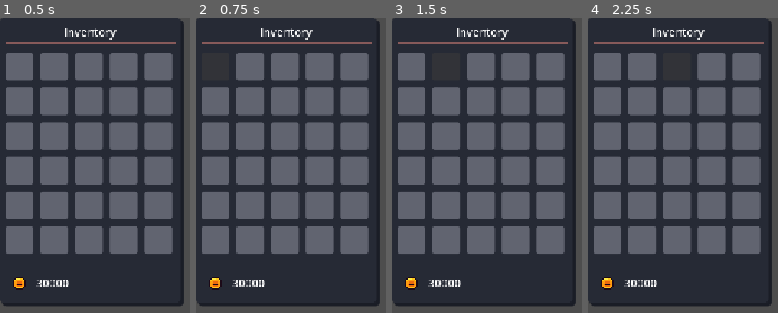
Above: before the commit, frames 1-4 (left to right).
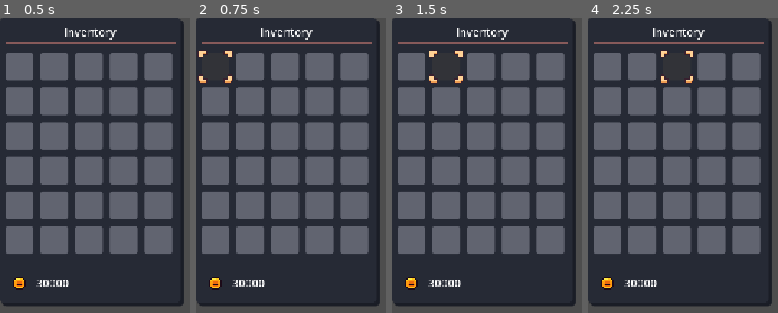
Above: after the commit, the same moments.

Repository: YumiNoona/Amberfield
Game: Godot game, scene res://Scenes/UI/InventoryPanel.tscn
The game is run twice, just before and just after one commit, with the same random seed, the same clock (stepped at 60 frames per second) and the same inputs. The project has no main scene, so this scene is started directly.
Inputs:
- Up to frame 1 (0.5 s): no input
- Up to frame 2 (0.75 s): click "64" at 0.5 s
- Up to frame 3 (1.5 s): click "64" at 1.25 s
- Up to frame 4 (2.25 s): click "64" at 2 s

Frame 1 is identical in both runs. In frame 2, 0.2% of the frame differs, in the area x 1-19%, y 11-23%; in frame 3, 0.3%, in the area x 19-38%, y 11-23%; in frame 4, 0.2%.
Error after the commit: Invalid access to property or key 'visible' on a base object of type 'Nil'. (res://Scripts/UI/InventoryPanel.gd:25)

Commit message:
Added Inventory Logic

Diff:
--- a/Autoloads/EventBus.gd
+++ b/Autoloads/EventBus.gd
@@ -14,3 +14,6 @@
 
 @warning_ignore("unused_signal")
 signal on_player_stats_updated
+
+@warning_ignore("unused_signal")
+signal on_inventory_used_item(item: ItemData)
--- /dev/null
+++ b/Autoloads/GameData.gd
@@ -0,0 +1,10 @@
+extends Node
+
+
+var equipment: Dictionary[String, EquipData] = {
+	"helmet": null,
+	"body": null,
+	"legs": null,
+	"weapon": null,
+	"ring": null,
+}
--- a/Autoloads/Inventory.gd
+++ b/Autoloads/Inventory.gd
@@ -1,6 +1,9 @@
 extends Node
 
+@warning_ignore("unused_signal")
 signal on_inventory_changed
+
+@warning_ignore("unused_signal")
 signal on_equipment_changed
 
 const INVENTORY_SIZE: int = 30
@@ -11,9 +14,8 @@
 	inventory.clear()
 	inventory.resize(INVENTORY_SIZE)
 
-func _input(event: InputEvent) -> void:
-	if event.is_action_pressed("ui_accept"):
-		add_item(preload("uid://dmt3b2d6itqv"), 10)
+
+#region Inventory Queries
 
 func get_empty_slot_indexes() -> Array[int]:
 	var empty: Array[int] = []
@@ -23,6 +25,7 @@
 			empty.append(i)
 
 	return empty
+
 
 # Search for an item and return the indices where it is found.
 # If with_space is true, only return stacks that can hold more items.
@@ -42,6 +45,26 @@
 	return found
 
 
+func get_slot_item(index: int) -> ItemData:
+	var slot = get_slot(index)
+
+	if slot:
+		return slot.item
+
+	return null
+
+
+func get_slot(index: int) -> SlotData:
+	if index >= 0 and index < inventory.size():
+		return inventory[index]
+
+	return null
+
+#endregion
+
+
+#region Item Management
+
 func add_item(item: ItemData, amount: int = 1) -> void:
 	if not item:
 		return
@@ -68,15 +91,113 @@
 				break
 
 			var to_give = min(item.max_stack, remaining)
+
 			inventory[index] = SlotData.new(item, to_give)
+
 			remaining -= to_give
 
 	var added = amount - remaining
+
 	if added > 0:
 		on_inventory_changed.emit()
 
-func get_slot(index: int) -> SlotData:
-	if index >= 0 and index < inventory.size():
-		return inventory[index]
-
-	return null
+
+func use_item(slot_index) -> void:
+	var slot: SlotData = inventory[slot_index]
+
+	if not slot:
+		return
+
+	if not slot.item.is_consumable:
+		return
+
+	slot.quantity -= 1
+
+	if slot.quantity <= 0:
+		inventory[slot_index] = null
+
+	on_inventory_changed.emit()
+
+
+func can_use_item(slot_index: int) -> bool:
+	var slot: SlotData = get_slot(slot_index)
+
+	return slot and slot.item.is_consumable
+
+#endregion
+
+
+#region Slot Operations
+
+func swap_slots(from_index: int, to_index: int) -> void:
+	if from_index < 0 or from_index >= inventory.size():
+		return
+
+	if to_index < 0 or to_index >= inventory.size():
+		return
+
+	var temp = inventory[from_index]
+
+	inventory[from_index] = inventory[to_index]
+	inventory[to_index] = temp
+
+	on_inventory_changed.emit()
+
+
+func merge_slots(from_index: int, to_index: int) -> void:
+	var from_slot: SlotData = get_slot(from_index)
+	var to_slot: SlotData = get_slot(to_index)
+
+	if not from_slot or not to_slot:
+		return
+
+	if from_slot.item != to_slot.item:
+		return
+
+	var item = from_slot.item
+
+	if item.max_stack <= 1:
+		return
+
+	var space = item.max_stack - to_slot.quantity
+	var to_move = min(space, from_slot.quantity)
+
+	to_slot.quantity += to_move
+	from_slot.quantity -= to_move
+
+	if from_slot.quantity <= 0:
+		inventory[from_index] = null
+	elif space <= 0:
+		swap_slots(from_index, to_index)
+
+	on_inventory_changed.emit()
+
+#endregion
+
+#region Equipment
+
+func equip_item(slot_index: int) -> void:
+	var slot: SlotData = get_slot(slot_index)
+
+	if not slot:
+		return
+
+	if not slot.item is EquipData:
+		return
+
+	var equip: EquipData = slot.item as EquipData
+	var equip_key: String = equip.get_equip_key()
+
+	var current_equipped_item = GameData.equipment[equip_key]
+
+	GameData.equipment[equip_key] = equip
+
+	inventory[slot_index] = null
+
+	if current_equipped_item:
+		add_item(current_equipped_item, 1)
+
+	on_inventory_changed.emit()
+	on_equipment_changed.emit()
+
+#endregion
--- /dev/null
+++ b/Autoloads/Reference.gd
@@ -0,0 +1,3 @@
+extends Node
+
+var player : Player
--- /dev/null
+++ b/Data/EquipData.gd
@@ -0,0 +1,35 @@
+extends ItemData
+class_name EquipData
+
+enum EquipType {
+	HELMET,
+	BODY,
+	LEGS,
+	WEAPON,
+	RING
+}
+
+@export var equip_type: EquipType
+
+func _init() -> void:
+	type = Type.EQUIPMENT
+	max_stack = 1
+
+func get_equip_key() -> String:
+	match equip_type:
+		EquipType.HELMET:
+			return "helmet"
+
+		EquipType.BODY:
+			return "body"
+
+		EquipType.LEGS:
+			return "legs"
+
+		EquipType.WEAPON:
+			return "weapon"
+
+		EquipType.RING:
+			return "ring"
+
+	return ""
--- a/Data/Item.gd
+++ b/Data/Item.gd
@@ -2,6 +2,7 @@
 class_name Item
 
 @export var icon: Texture2D
+@export var id: String
 @export var name: String
 @export_multiline var description: String
 @export var price: int
--- a/Data/ItemData.gd
+++ b/Data/ItemData.gd
@@ -8,3 +8,6 @@
 @export var type: Type
 @export var is_consumable: bool
 @export var max_stack: int = 64
+
+@export_group("Cosumables")
+@export var value: float
--- /dev/null
+++ b/Resources/Equipment/Helmet.tres
@@ -0,0 +1,13 @@
+[gd_resource type="Resource" script_class="EquipData" format=3 uid="uid://dmn4d1fdcrrlu"]
+
+[ext_resource type="Texture2D" uid="uid://csmkkc7vs7l2m" path="res://Assets/Sprites/Books/Book (2).png" id="1_67wr8"]
+[ext_resource type="Script" uid="uid://cnf0nl3l0t521" path="res://Data/EquipData.gd" id="1_qk6rq"]
+
+[resource]
+script = ExtResource("1_qk6rq")
+type = 4
+max_stack = 1
+icon = ExtResource("1_67wr8")
+name = "Helmet"
+price = 30
+metadata/_custom_type_script = "uid://cnf0nl3l0t521"
--- a/Resources/Inventory/HP Potion.tres
+++ b/Resources/Inventory/HP Potion.tres
@@ -7,9 +7,11 @@
 script = ExtResource("2_5bxqq")
 type = 2
 is_consumable = true
-max_stack = 12
+max_stack = 5
+value = 2.0
 icon = ExtResource("1_x42w5")
-name = "Apple"
+id = "hp_potion"
+name = "Apple 2 HP"
 description = "I give health"
 price = 10
 metadata/_custom_type_script = "uid://dbi2l6pf50xf7"
--- /dev/null
+++ b/Resources/Inventory/Mana Potion.tres
@@ -0,0 +1,17 @@
+[gd_resource type="Resource" script_class="ItemData" format=3 uid="uid://c62qiugkg2mw2"]
+
+[ext_resource type="Texture2D" uid="uid://dp7g5na1bv7bl" path="res://Assets/Sprites/Bags/Bag (3).png" id="1_6a0gi"]
+[ext_resource type="Script" uid="uid://dbi2l6pf50xf7" path="res://Data/ItemData.gd" id="2_t8prb"]
+
+[resource]
+script = ExtResource("2_t8prb")
+type = 2
+is_consumable = true
+max_stack = 10
+value = 5.0
+icon = ExtResource("1_6a0gi")
+id = "mana_potion"
+name = "Orange 5 Mana"
+description = "I give health"
+price = 20
+metadata/_custom_type_script = "uid://dbi2l6pf50xf7"
--- a/Scenes/Level/Town.tscn
+++ b/Scenes/Level/Town.tscn
@@ -15,7 +15,9 @@
 [ext_resource type="PackedScene" uid="uid://b12dv7liwfm2f" path="res://Scenes/UI/StatsPanel.tscn" id="10_l3akt"]
 [ext_resource type="PackedScene" uid="uid://b5nfldvggmx0d" path="res://Scenes/UI/SkillsPanel.tscn" id="11_r3xdj"]
 [ext_resource type="PackedScene" uid="uid://clixaseqvjwyv" path="res://Scenes/UI/DropItem.tscn" id="14_pg3w3"]
+[ext_resource type="PackedScene" uid="uid://1glycur4qm4u" path="res://Scenes/UI/InventorySlots.tscn" id="15_47ufo"]
 [ext_resource type="Resource" uid="uid://dmt3b2d6itqv" path="res://Resources/Inventory/HP Potion.tres" id="15_w73ec"]
+[ext_resource type="Resource" uid="uid://c62qiugkg2mw2" path="res://Resources/Inventory/Mana Potion.tres" id="18_p55rt"]
 
 [sub_resource type="TileSetAtlasSource" id="TileSetAtlasSource_47ufo"]
 texture = ExtResource("3_w73ec")
@@ -382,10 +384,11 @@
 size_flags_vertical = 8
 script = ExtResource("8_4osci")
 
-[node name="InventoryPanel" parent="HUD/Panels" unique_id=909020893 instance=ExtResource("7_jpcvw")]
+[node name="InventoryPanel" parent="HUD/Panels" unique_id=909020893 node_paths=PackedStringArray("grabbed_slot") instance=ExtResource("7_jpcvw")]
 unique_name_in_owner = true
 visible = false
 layout_mode = 2
+grabbed_slot = NodePath("../../GrabbedSlots")
 
 [node name="StatsPanel" parent="HUD/Panels" unique_id=982901738 instance=ExtResource("10_l3akt")]
 unique_name_in_owner = true
@@ -398,12 +401,24 @@
 visible = false
 layout_mode = 2
 size_flags_vertical = 8
+
+[node name="GrabbedSlots" parent="HUD" unique_id=1154074496 instance=ExtResource("15_47ufo")]
+visible = false
+offset_right = 40.0
+offset_bottom = 40.0
+mouse_filter = 2
+flat = true
 
 [node name="DropItem" parent="." unique_id=1600881298 instance=ExtResource("14_pg3w3")]
 position = Vector2(6, 49)
 item = ExtResource("15_w73ec")
 amount = 20
 
+[node name="DropItem2" parent="." unique_id=1350690633 instance=ExtResource("14_pg3w3")]
+position = Vector2(6, 84)
+item = ExtResource("18_p55rt")
+amount = 20
+
 [connection signal="pressed" from="HUD/MainButtons/MarginContainer/HBoxContainer/Equipment" to="HUD" method="_on_equipment_pressed"]
 [connection signal="pressed" from="HUD/MainButtons/MarginContainer/HBoxContainer/Inventory" to="HUD" method="_on_inventory_pressed"]
 [connection signal="pressed" from="HUD/MainButtons/MarginContainer/HBoxContainer/Stats" to="HUD" method="_on_stats_pressed"]
--- a/Scenes/Player/Player.tscn
+++ b/Scenes/Player/Player.tscn
@@ -702,3 +702,6 @@
 
 [node name="Attack" type="Node" parent="FSM" unique_id=66568173]
 script = ExtResource("8_esmjy")
+
+[connection signal="on_dead" from="HealthComponent" to="." method="_on_health_component_on_dead"]
+[connection signal="on_health_changed" from="HealthComponent" to="." method="_on_health_component_on_health_changed"]
--- a/Scenes/UI/EquipmentPanel.tscn
+++ b/Scenes/UI/EquipmentPanel.tscn
@@ -1,5 +1,6 @@
 [gd_scene format=3 uid="uid://c53sf3e0eri5d"]
 
+[ext_resource type="Script" uid="uid://dc78c2abmcv6p" path="res://Scripts/UI/EquipmentPanel.gd" id="1_docaa"]
 [ext_resource type="PackedScene" uid="uid://03vlyprcxpoc" path="res://Scenes/UI/EquipmentSlot.tscn" id="1_or8pq"]
 [ext_resource type="Texture2D" uid="uid://jqvq3l7fwkbs" path="res://Assets/Sprites/Weapons/Weapons (3).png" id="2_docaa"]
 
@@ -21,6 +22,7 @@
 offset_right = 200.0
 offset_bottom = 310.0
 theme_override_styles/panel = SubResource("StyleBoxFlat_clneh")
+script = ExtResource("1_docaa")
 
 [node name="MarginContainer" type="MarginContainer" parent="." unique_id=54698507]
 layout_mode = 2
@@ -56,6 +58,7 @@
 alignment = 1
 
 [node name="Helmet Slot" parent="MarginContainer/VBoxContainer/VBoxContainer/Helmet" unique_id=1500920206 instance=ExtResource("1_or8pq")]
+unique_name_in_owner = true
 layout_mode = 2
 
 [node name="Chest" type="HBoxContainer" parent="MarginContainer/VBoxContainer/VBoxContainer" unique_id=1334153354]
@@ -64,9 +67,11 @@
 alignment = 1
 
 [node name="Armour Slot" parent="MarginContainer/VBoxContainer/VBoxContainer/Chest" unique_id=1713715451 instance=ExtResource("1_or8pq")]
+unique_name_in_owner = true
 layout_mode = 2
 
 [node name="Sword Slot" parent="MarginContainer/VBoxContainer/VBoxContainer/Chest" unique_id=1584824036 instance=ExtResource("1_or8pq")]
+unique_name_in_owner = true
 layout_mode = 2
 
 [node name="Control" type="Control" parent="MarginContainer/VBoxContainer/VBoxContainer/Chest" unique_id=1007235244]
@@ -78,6 +83,7 @@
 alignment = 1
 
 [node name="Legs Slot" parent="MarginContainer/VBoxContainer/VBoxContainer/Legs" unique_id=168839954 instance=ExtResource("1_or8pq")]
+unique_name_in_owner = true
 layout_mode = 2
 
 [node name="Rings" type="HBoxContainer" parent="MarginContainer/VBoxContainer/VBoxContainer" unique_id=1829559974]
@@ -85,6 +91,7 @@
 alignment = 1
 
 [node name="Ring Slot" parent="MarginContainer/VBoxContainer/VBoxContainer/Rings" unique_id=1177690746 instance=ExtResource("1_or8pq")]
+unique_name_in_owner = true
 layout_mode = 2
 
 [node name="HBoxContainer" type="HBoxContainer" parent="MarginContainer/VBoxContainer" unique_id=519141154]
--- a/Scenes/UI/InventorySlots.tscn
+++ b/Scenes/UI/InventorySlots.tscn
@@ -58,7 +58,7 @@
 horizontal_alignment = 2
 vertical_alignment = 2
 
-[node name="Selecter" type="TextureRect" parent="." unique_id=1392176674]
+[node name="Selector" type="TextureRect" parent="." unique_id=1392176674]
 visible = false
 custom_minimum_size = Vector2(50, 50)
 layout_mode = 1
@@ -77,3 +77,7 @@
 texture = ExtResource("3_mp2f8")
 expand_mode = 1
 stretch_mode = 5
+
+[connection signal="gui_input" from="." to="." method="_on_gui_input"]
+[connection signal="mouse_entered" from="." to="." method="_on_mouse_entered"]
+[connection signal="mouse_exited" from="." to="." method="_on_mouse_exited"]
--- a/Scripts/Core/Town.gd
+++ b/Scripts/Core/Town.gd
@@ -6,6 +6,7 @@
 
 
 func _ready() -> void:
+	EventBus.on_inventory_used_item.connect(_on_inventory_used_item)
 	create_player()
 
 
@@ -13,4 +14,11 @@
 	var player: Player = player_scene.instantiate()
 	add_child(player)
 	player.setup()
+	Reference.player = player
 	EventBus.on_player_created.emit()
+
+
+func _on_inventory_used_item(item: ItemData) -> void:
+	match item.id:
+		"hp_potion": Reference.player.health_component.heal(item.value)
+		"mana_potion": Reference.player.add_mana(item.value)
--- a/Scripts/Player/HealthComponent.gd
+++ b/Scripts/Player/HealthComponent.gd
@@ -18,3 +18,8 @@
 	on_health_changed.emit(curr_health)
 	if curr_health <= 0:
 		on_dead.emit()
+
+func heal(value:float) -> void:
+	curr_health += value
+	curr_health = min(curr_health, max_health)
+	on_health_changed.emit(curr_health)
--- a/Scripts/Player/Player.gd
+++ b/Scripts/Player/Player.gd
@@ -35,6 +35,10 @@
 func _process(delta: float) -> void:
 	if fsm.curr_state:
 		fsm.curr_state.process_state(delta)
+
+func _input(event: InputEvent) -> void:
+	if event.is_action_pressed("ui_accept"):
+		use_mana(2)
 
 func is_moving() -> bool:
 	var move_input = ["Move_Up", "Move_Down", "Move_Left", "Move_Right"]
@@ -77,6 +81,11 @@
 	curr_mana = max(curr_mana, 0)
 	EventBus.on_player_mana_updated.emit(curr_mana, max_mana)
 
+func add_mana(value: float) -> void:
+	curr_mana += value
+	curr_mana = min(curr_mana, max_mana)
+	EventBus.on_player_mana_updated.emit(curr_mana, max_mana)
+
 func setup() -> void:
 	reset_health()
 	reset_mana()
@@ -92,3 +101,11 @@
 
 func enable_weapon_collision(value: bool) -> void:
 	enemy_attack_area.monitoring = value
+
+
+func _on_health_component_on_dead() -> void:
+	queue_free()
+
+
+func _on_health_component_on_health_changed(curr_health: float) -> void:
+	EventBus.on_player_health_updated.emit(curr_health, max_health)
--- a/Scripts/UI/EquipmentPanel.gd
+++ b/Scripts/UI/EquipmentPanel.gd
@@ -1 +1,26 @@
 extends PanelContainer
+class_name EquipmentPanel
+
+
+@onready var slots: Array[EquipmentSlot] = [
+	%"Helmet Slot",
+	%"Armour Slot",
+	%"Sword Slot",
+	%"Legs Slot",
+	%"Ring Slot"
+]
+
+
+func _ready() -> void:
+	Inventory.on_equipment_changed.connect(_on_equipment_changed)
+
+	for slot: EquipmentSlot in slots:
+		slot.pressed.connect(_on_slot_pressed.bind(slot))
+
+
+func _on_equipment_changed() -> void:
+	pass
+
+
+func _on_slot_pressed(slot: EquipmentSlot) -> void:
+	pass
--- a/Scripts/UI/EquipmentSlot.gd
+++ b/Scripts/UI/EquipmentSlot.gd
@@ -1 +1,2 @@
 extends Button
+class_name EquipmentSlot
--- a/Scripts/UI/HUD.gd
+++ b/Scripts/UI/HUD.gd
@@ -13,7 +13,6 @@
 @onready var inventory_panel: InventoryPanel = %InventoryPanel
 @onready var stats_panel: StatsPanel = %StatsPanel
 @onready var skills_panel: SkillsPanel = %SkillsPanel
-
 
 func _ready() -> void:
 	EventBus.on_player_health_updated.connect(on_player_health_updated)
--- a/Scripts/UI/InventoryPanel.gd
+++ b/Scripts/UI/InventoryPanel.gd
@@ -4,7 +4,11 @@
 @onready var inventory_container: GridContainer = %InventoryContainer
 @onready var gold_label: Label = %GoldLabel
 
+@export var grabbed_slot : InventorySlots
+
 var slots: Array[InventorySlots]
+var selected_slot_index:int = -1
+
 
 func _ready() -> void:
 	Inventory.on_inventory_changed.connect(_on_inventory_changed)
@@ -16,15 +20,84 @@
 		slots.append(slot)
 
 
+
+func _process(_delta: float) -> void:
+	if grabbed_slot.visible:
+		grabbed_slot.global_position = get_global_mouse_position()
+
+
+
+func select_slot(slot_index: int) -> void:
+	deselect_slot()
+
+	selected_slot_index = slot_index
+
+	var slot: SlotData = Inventory.get_slot(slot_index)
+
+	grabbed_slot.load_data(slot)
+	grabbed_slot.show()
+
+
+
+func deselect_slot() -> void:
+	selected_slot_index = -1
+	grabbed_slot.hide()
+
+
+
+func handle_left_button(slot_index: int) -> void:
+	# If a slot is selected, try to swap or merge
+	if selected_slot_index >= 0 and selected_slot_index != slot_index:
+		var from_item = Inventory.get_slot_item(selected_slot_index)
+		var to_item = Inventory.get_slot_item(slot_index)
+
+		if from_item and to_item and from_item == to_item:
+			Inventory.merge_slots(selected_slot_index, slot_index)
+		else:
+			Inventory.swap_slots(selected_slot_index, slot_index)
+
+		deselect_slot()
+
+	else:
+		# Select / Deselect slot
+		if selected_slot_index == slot_index:
+			deselect_slot()
+		else:
+			# Only select if the slot has an item
+			if Inventory.get_slot(slot_index):
+				select_slot(slot_index)
+
+
+
+func handle_right_button(slot_index: int) -> void:
+	var item = Inventory.get_slot_item(slot_index)
+
+	if not item:
+		return
+
+	if item is EquipData:
+		Inventory.equip_item(slot_index)
+	else:
+		Inventory.use_item(slot_index)
+
+		EventBus.on_inventory_used_item.emit(item)
+
+
+
 func _on_inventory_changed() -> void:
 	for i in slots.size():
 		var slot: SlotData = Inventory.get_slot(i)
 		slots[i].load_data(slot)
 
 
-func _on_slot_clicked() -> void:
-	pass
+func _on_slot_clicked(slot_index: int, button: int) -> void:
+	match button:
+		MOUSE_BUTTON_LEFT:
+			handle_left_button(slot_index)
+
+		MOUSE_BUTTON_RIGHT:
+			handle_right_button(slot_index)
 
 
-func _on_slot_hovered() -> void:
+func _on_slot_hovered(_slot_index: int) -> void:
 	pass
--- a/Scripts/UI/InventorySlots.gd
+++ b/Scripts/UI/InventorySlots.gd
@@ -10,7 +10,7 @@
 
 @onready var item_icon: TextureRect = $ItemIcon
 @onready var amount_label: Label = $AmountLabel
-@onready var selecter: TextureRect = $Selecter
+@onready var selector: TextureRect = $Selector
 
 var slot_index: int = -1
 var slot_data: SlotData
@@ -36,3 +36,15 @@
 	item_icon.texture = null
 	item_icon.hide()
 	amount_label.hide()
+
+
+func _on_mouse_entered() -> void:
+	selector.show()
+	on_slot_hovered.emit(slot_index)
+
+func _on_mouse_exited() -> void:
+	selector.hide()
+
+func _on_gui_input(event: InputEvent) -> void:
+	if event is InputEventMouseButton and event.is_pressed():
+		on_slot_clicked.emit(slot_index, event.button_index)
--- a/project.godot
+++ b/project.godot
@@ -18,6 +18,8 @@
 
 EventBus="*uid://b44dipre2e123"
 Inventory="*uid://dp1ff6v315am5"
+Reference="*uid://b80u67c18l6sm"
+GameData="*uid://cowr2jxe0x42w"
 
 [display]
 
Not shown, added: Autoloads/GameData.gd.uid
Not shown, added: Autoloads/Reference.gd.uid
Not shown, added: Data/EquipData.gd.uid
